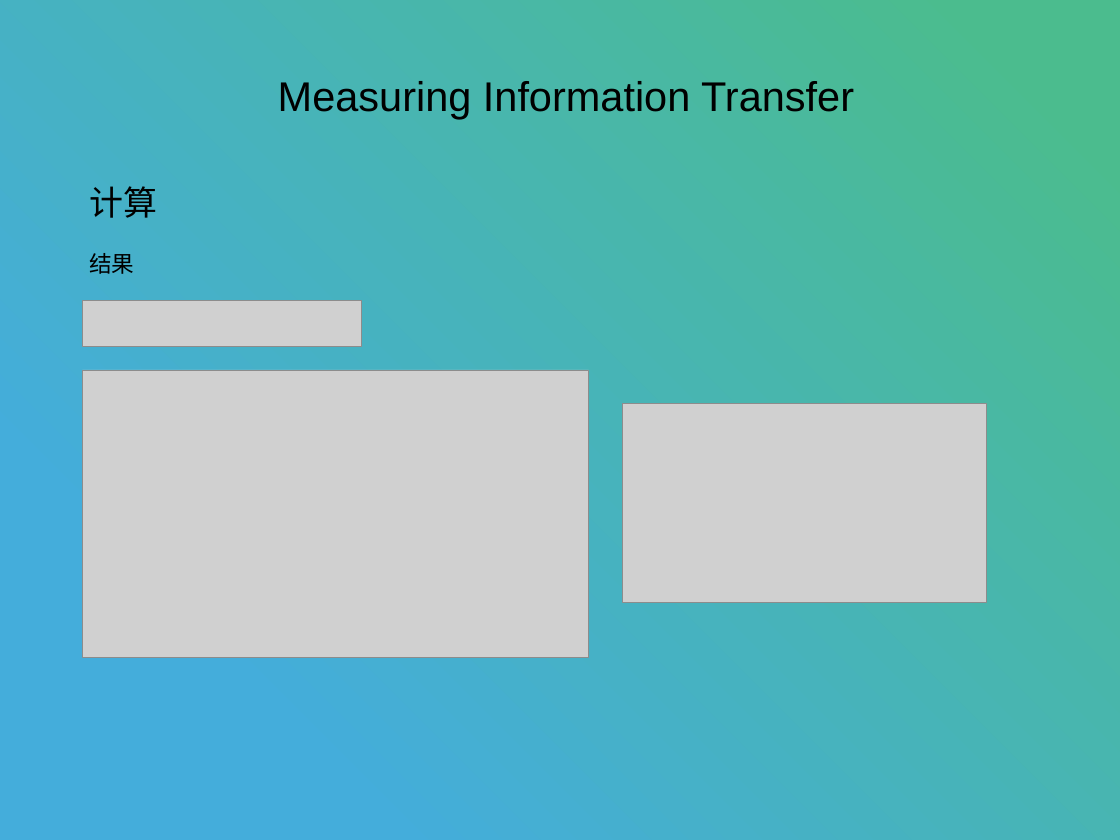
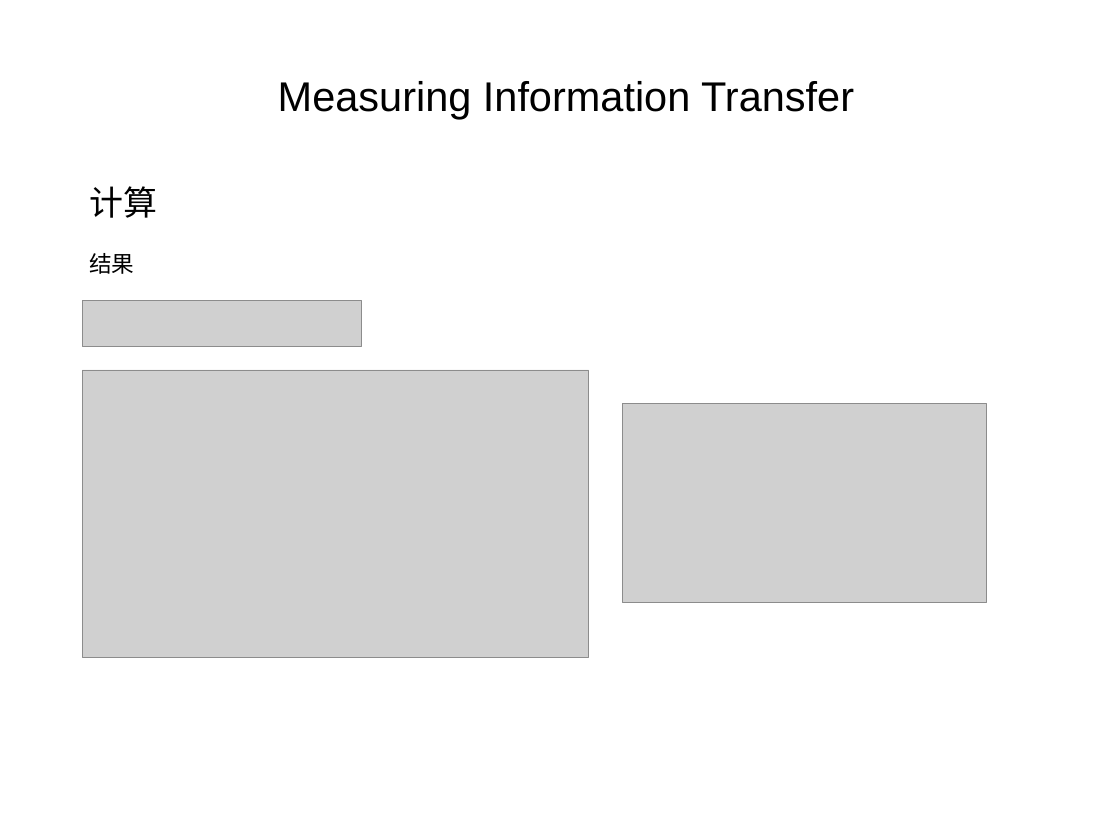
Before and after one commit to stan12138/daily, a slide deck: slide 9 of 转移熵.pptx. Drawn at 1120x840 pixels with LibreOffice and Linux fonts; fonts in the diff are those of the drawing; grey boxes stand for pictures. Boxes give left, top, right and bottom in pixels: in the first picture for what was removed or moved away, otherwise in the second. Text is boxed around its words. In the diff, an @@ line names an element or a change of style, - is before the commit and + after.

```diff
--- a/转移熵.pptx
+++ b/转移熵.pptx
@@ rectangle removed at (x1=0, y1=0, x2=1120, y2=840) @@
```
Also in this commit, not shown: 12 other slides changed, 9 other files.
